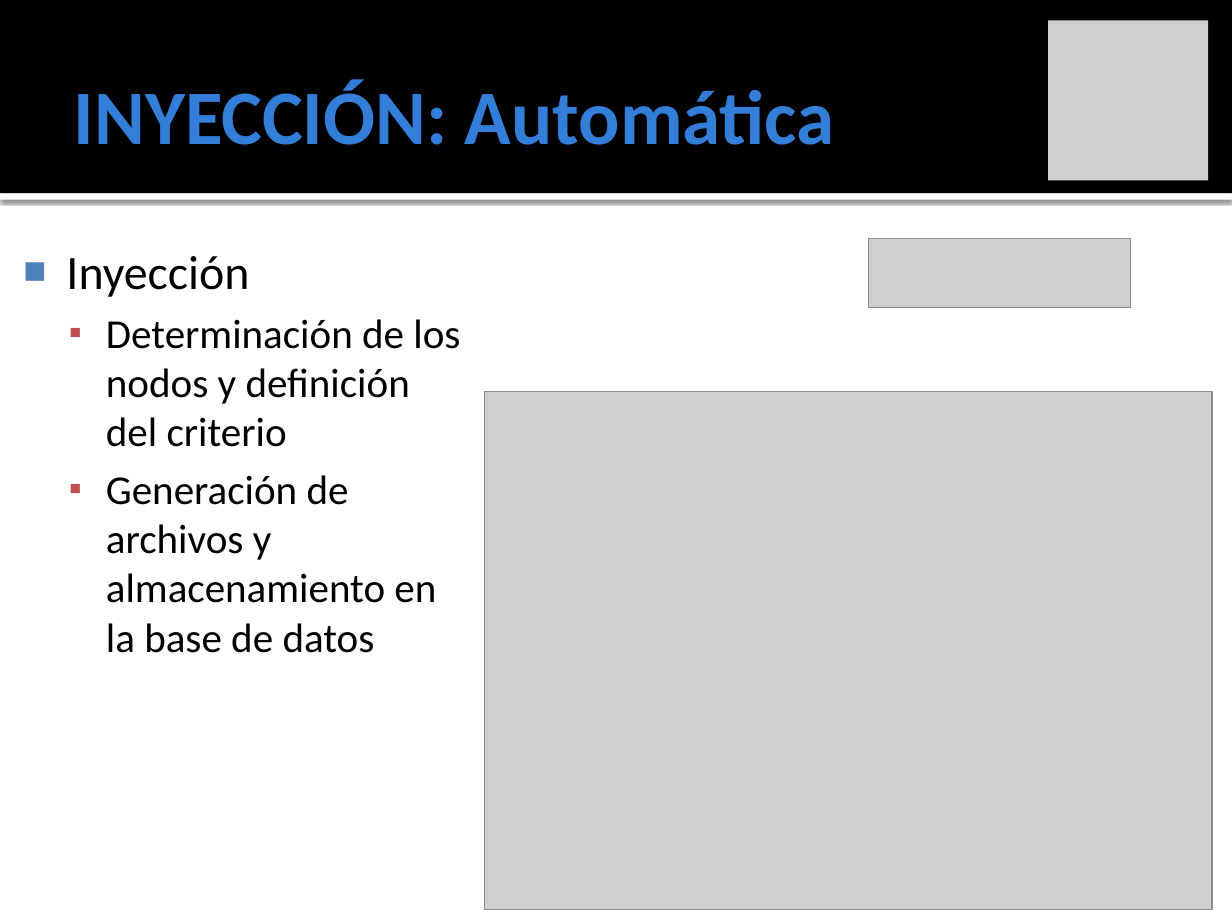
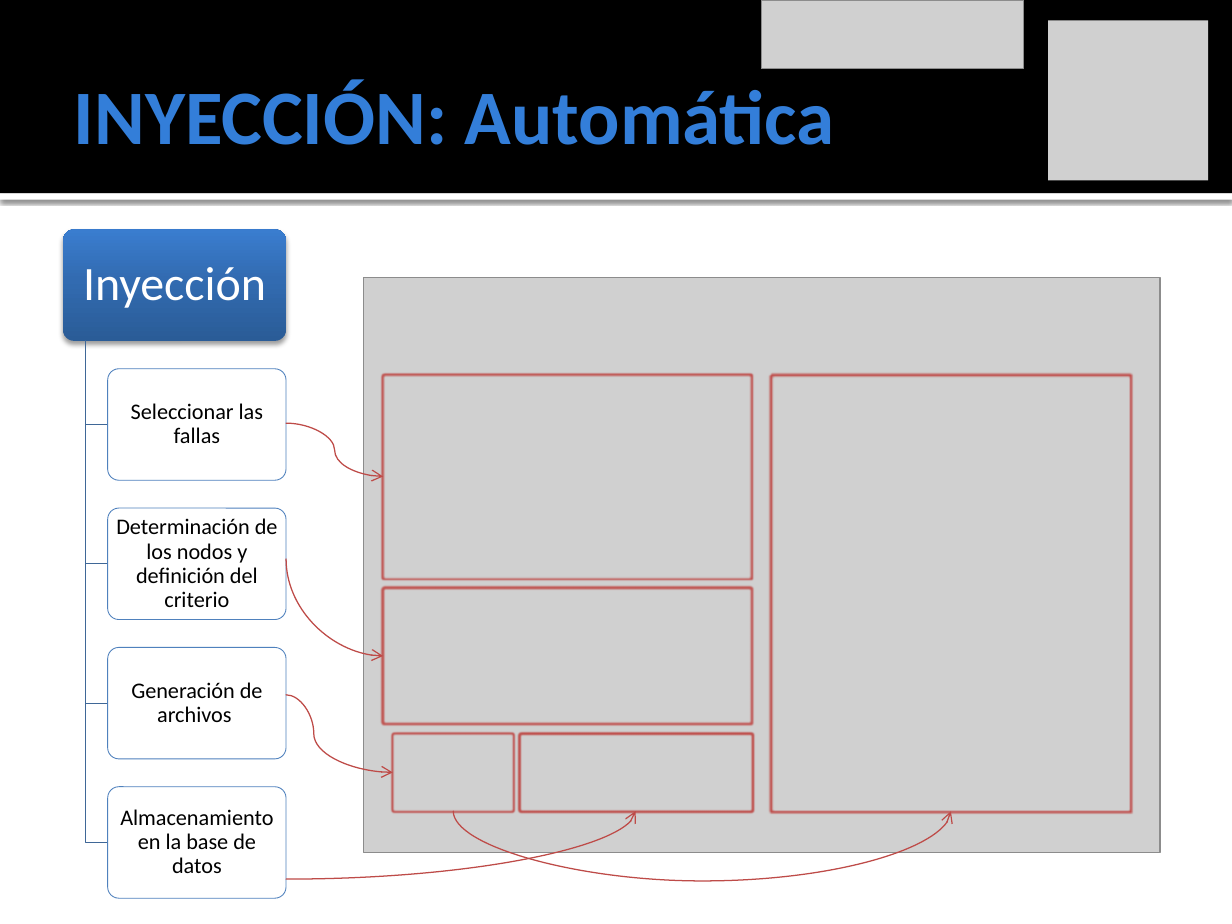
Before and after one commit to ginotkj/fiocs, a slide deck: slide 10 of Documentation/Documentacion/PRESENTACION_FACU.pptx. Drawn at 1232x924 pixels with LibreOffice and Linux fonts; fonts in the diff are those of the drawing; grey boxes stand for pictures. Boxes give left, top, right and bottom in pixels: in the first picture for what was removed or moved away, otherwise in the second. Text is boxed around its words. In the diff, an @@ line names an element or a change of style, - is before the commit and + after.

```diff
--- a/Documentation/Documentacion/PRESENTACION_FACU.pptx
+++ b/Documentation/Documentacion/PRESENTACION_FACU.pptx
@@ picture: place and size @@
-picture at (869,239,1131,308)
+picture at (761,0,1024,69)
@@ text removed at (66,256,460,653) @@
-■ Inyección
-  ▪ Determinación de los nodos y definición del criterio
-  ▪ Generación de archivos y almacenamiento en la base de datos
@@ picture: place and size @@
-picture at (484,392,1212,909)
+picture at (363,277,1159,853)
@@ rectangle added at (383,375,752,578), outline #C0504D 3.78 pt @@
@@ curved arrow added from (286, 424) to (383, 477), #BF4C48 0.75 pt @@
@@ curved arrow added from (286, 559) to (383, 655), #BF4C48 0.75 pt @@
@@ rectangle added at (383,588,752,723), outline #C0504D 3.78 pt @@
@@ rectangle added at (520,733,753,811), outline #C0504D 3.78 pt @@
@@ group added at (63,229,286,898): 5 rounded rectangles, 5 texts, 4 freeform shapes @@
+Inyección
+Seleccionar las fallas
+Determinación de los nodos y definición del criterio
+Generación de archivos
+Almacenamiento en la base de datos
@@ curved arrow added from (286, 880) to (636, 811), #BF4C48 0.75 pt @@
@@ group added at (286,375,1130,888): 2 rectangles, 2 curved arrows @@
```
Also in this commit, not shown: 3 other slides changed.
